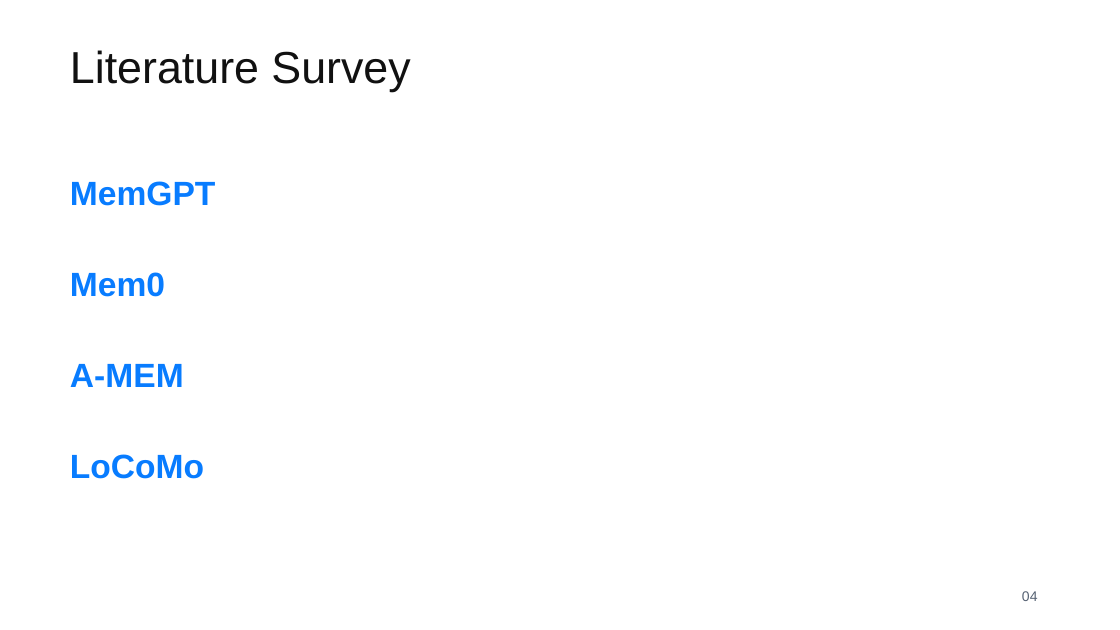
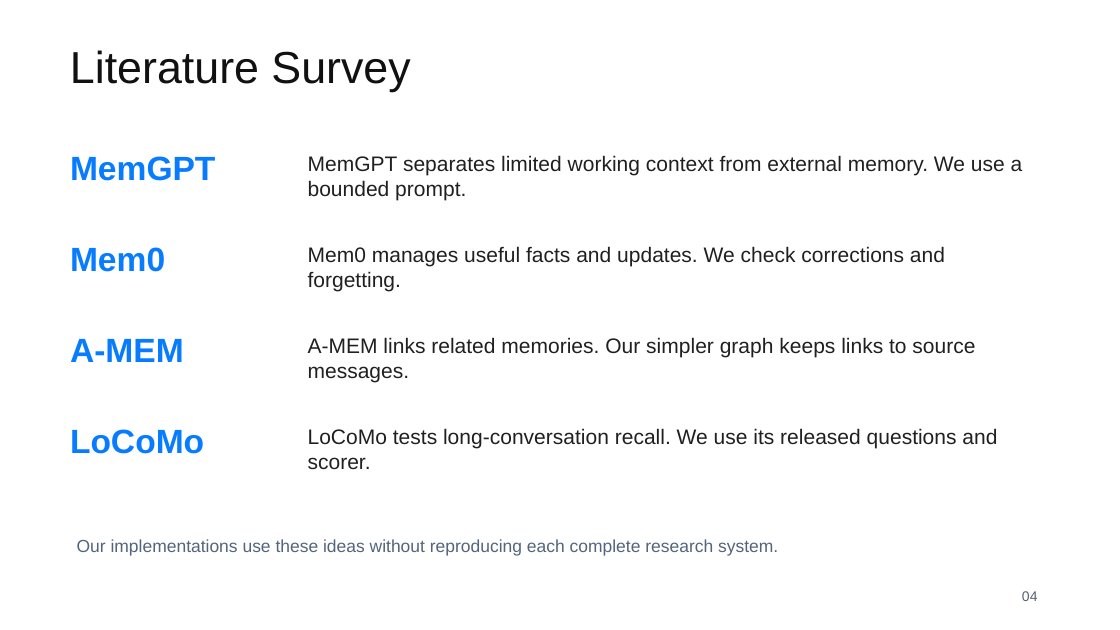
Before and after one commit to amitojsingh1306-prog/AITutorResearchProject, a slide deck: slide 4 of deliverables/Hybrid_Memory_Benchmark_Review_Research_Aligned.pptx. Drawn at 1120x630 pixels with LibreOffice and Linux fonts; fonts in the diff are those of the drawing. Boxes give left, top, right and bottom in pixels: in the first picture for what was removed or moved away, otherwise in the second. Text is boxed around its words. In the diff, an @@ line names an element or a change of style, - is before the commit and + after.

Commit message:
Align presentation with verified research findings and review scope

```diff
--- a/deliverables/Hybrid_Memory_Benchmark_Review_Research_Aligned.pptx
+++ b/deliverables/Hybrid_Memory_Benchmark_Review_Research_Aligned.pptx
@@ text "MemGPT": place and size @@
-text "MemGPT" at [70, 181, 215, 206]
+text "MemGPT" at [70, 156, 215, 181]
@@ text added at [308, 155, 1023, 200], 22.5 pt, text #202020 @@
+MemGPT separates limited working context from external memory. We use a bounded prompt.
@@ text "Mem0": place and size @@
-text "Mem0" at [70, 272, 165, 297]
+text "Mem0" at [70, 247, 165, 272]
@@ text added at [308, 246, 945, 291], 22.5 pt, text #202020 @@
+Mem0 manages useful facts and updates. We check corrections and forgetting.
@@ text "A-MEM": place and size @@
-text "A-MEM" at [70, 364, 184, 387]
+text "A-MEM" at [70, 339, 184, 362]
@@ text added at [308, 337, 975, 382], 22.5 pt, text #202020 @@
+A-MEM links related memories. Our simpler graph keeps links to source messages.
@@ text "LoCoMo": place and size @@
-text "LoCoMo" at [70, 454, 204, 479]
+text "LoCoMo" at [70, 429, 204, 454]
@@ text added at [308, 428, 997, 470], 22.5 pt, text #202020 @@
+LoCoMo tests long-conversation recall. We use its released questions and scorer.
@@ text added at [77, 539, 778, 556], 18.8 pt, text #53657C @@
+Our implementations use these ideas without reproducing each complete research system.
```
Also in this commit, not shown: 5 other slides changed.
